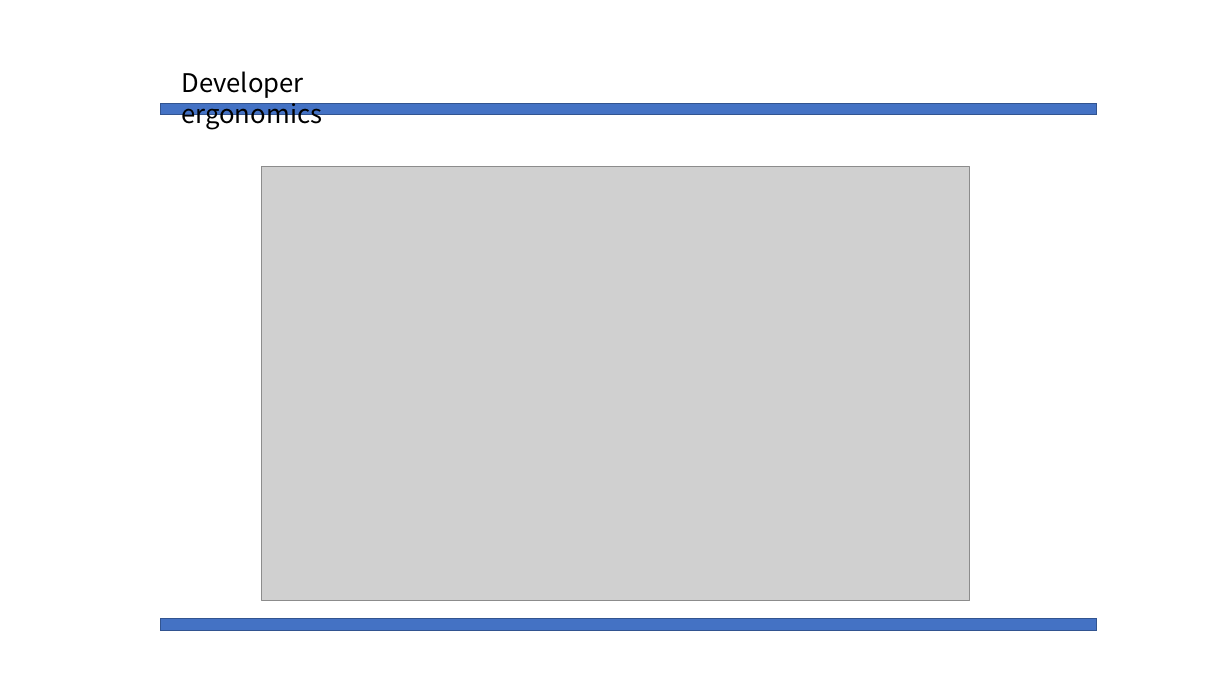
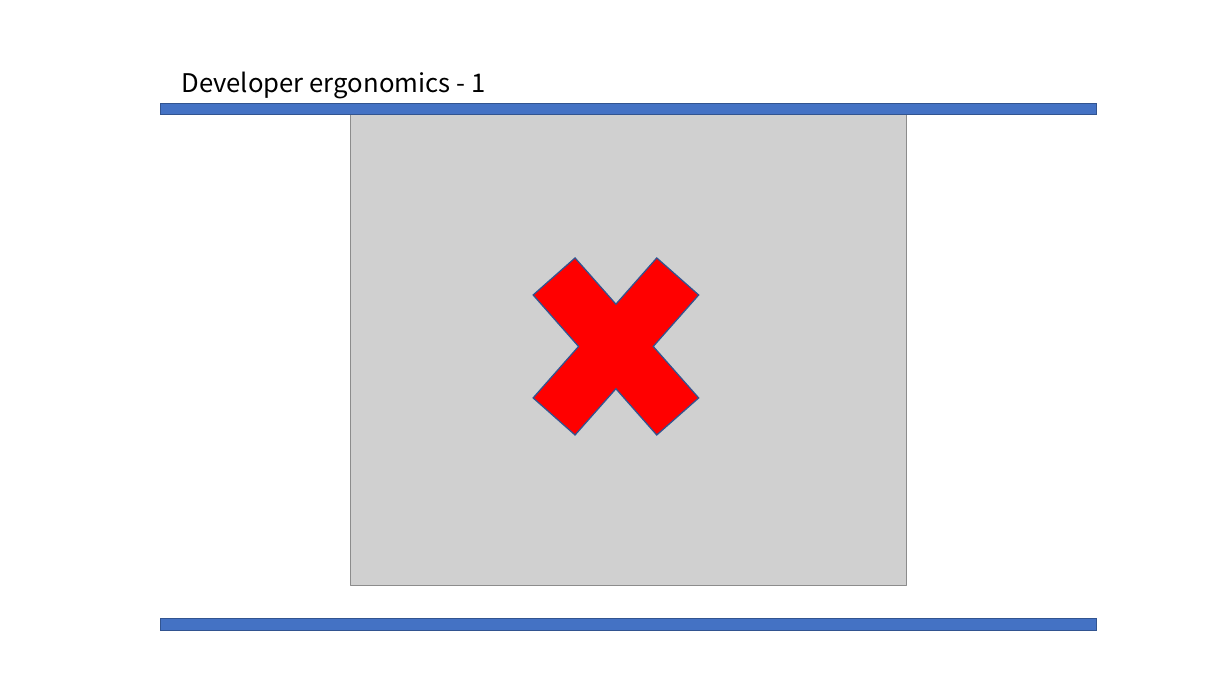
Before and after one commit to Mikusnuz/MyPractice, a slide deck: slide 6 of Study/IntelliJ.pptx. Drawn at 1232x693 pixels with LibreOffice and Linux fonts; fonts in the diff are those of the drawing; grey boxes stand for pictures. Boxes give left, top, right and bottom in pixels: in the first picture for what was removed or moved away, otherwise in the second. Text is boxed around its words. In the diff, an @@ line names an element or a change of style, - is before the commit and + after.

```diff
--- a/Study/IntelliJ.pptx
+++ b/Study/IntelliJ.pptx
@@ text at (181,71,485,99): text changed @@
-Developer ergonomics
+Developer ergonomics - 1
@@ picture: place and size @@
-picture at (262,167,970,602)
+picture at (350,108,907,586)
@@ cross added at (497,212,735,482), fill #FF0000, outline #325491 1 pt @@
```
Also in this commit, not shown: 6 other slides changed, 2 other files.
